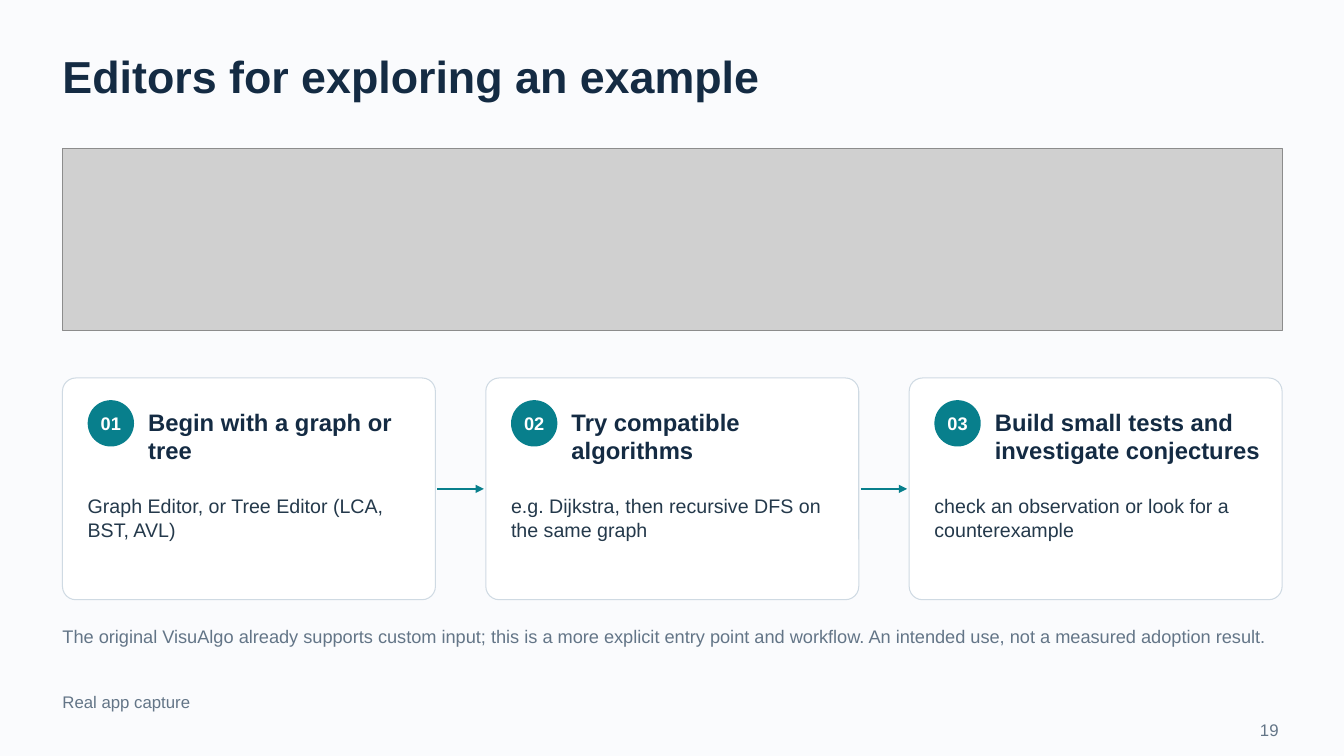
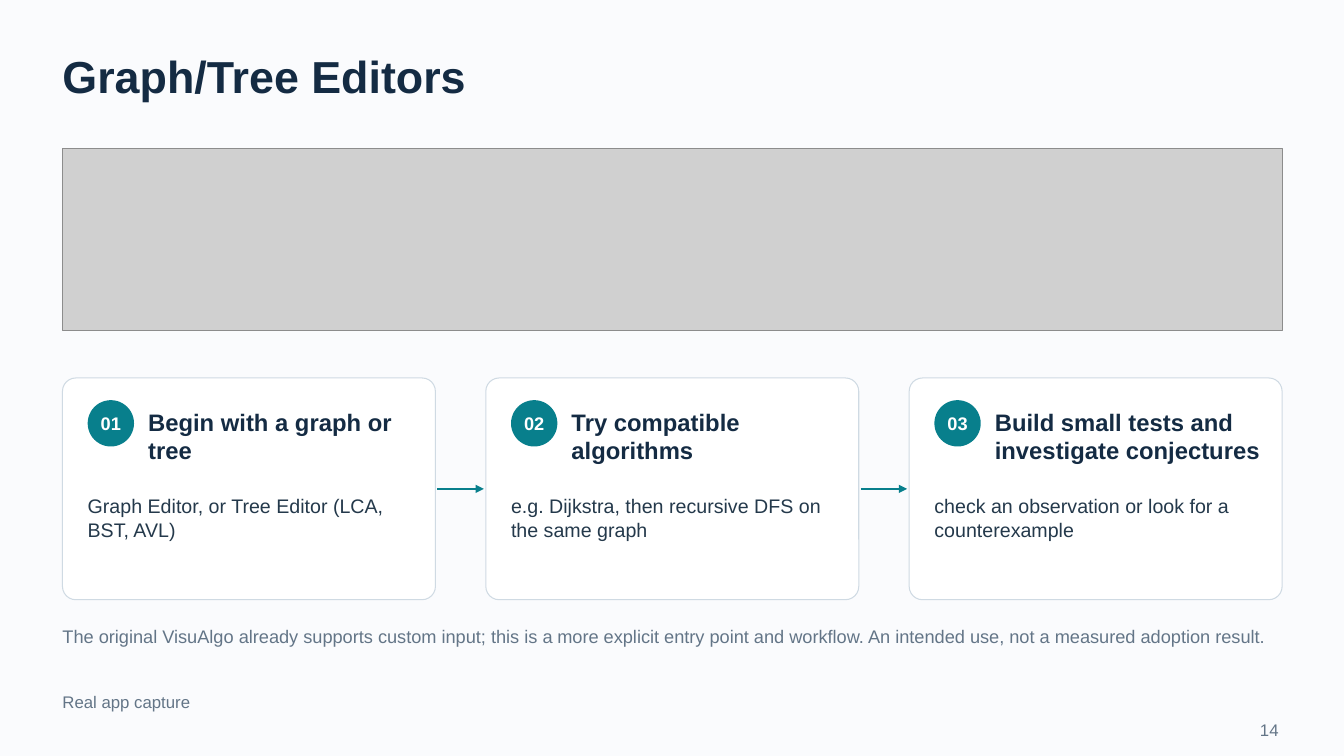
Before and after one commit to BJoozz/docsforfyp, a slide deck: slide 14 of presentation/VisuAlgo_CA_Presentation.pptx (slide 19 before the commit). Drawn at 1344x756 pixels with LibreOffice and Linux fonts; fonts in the diff are those of the drawing; grey boxes stand for pictures. Boxes give left, top, right and bottom in pixels: in the first picture for what was removed or moved away, otherwise in the second. Text is boxed around its words. In the diff, an @@ line names an element or a change of style, - is before the commit and + after.

```diff
--- a/presentation/VisuAlgo_CA_Presentation.pptx
+++ b/presentation/VisuAlgo_CA_Presentation.pptx
@@ text at (62, 60, 465, 102): text changed @@
-Editors for exploring an example
+Graph/Tree Editors
@@ text at (1260, 724, 1279, 736): text changed @@
-19
+14
```
Also in this commit, not shown: 16 other slides changed, 6 slides added, 5 slides removed, 18 other files.
